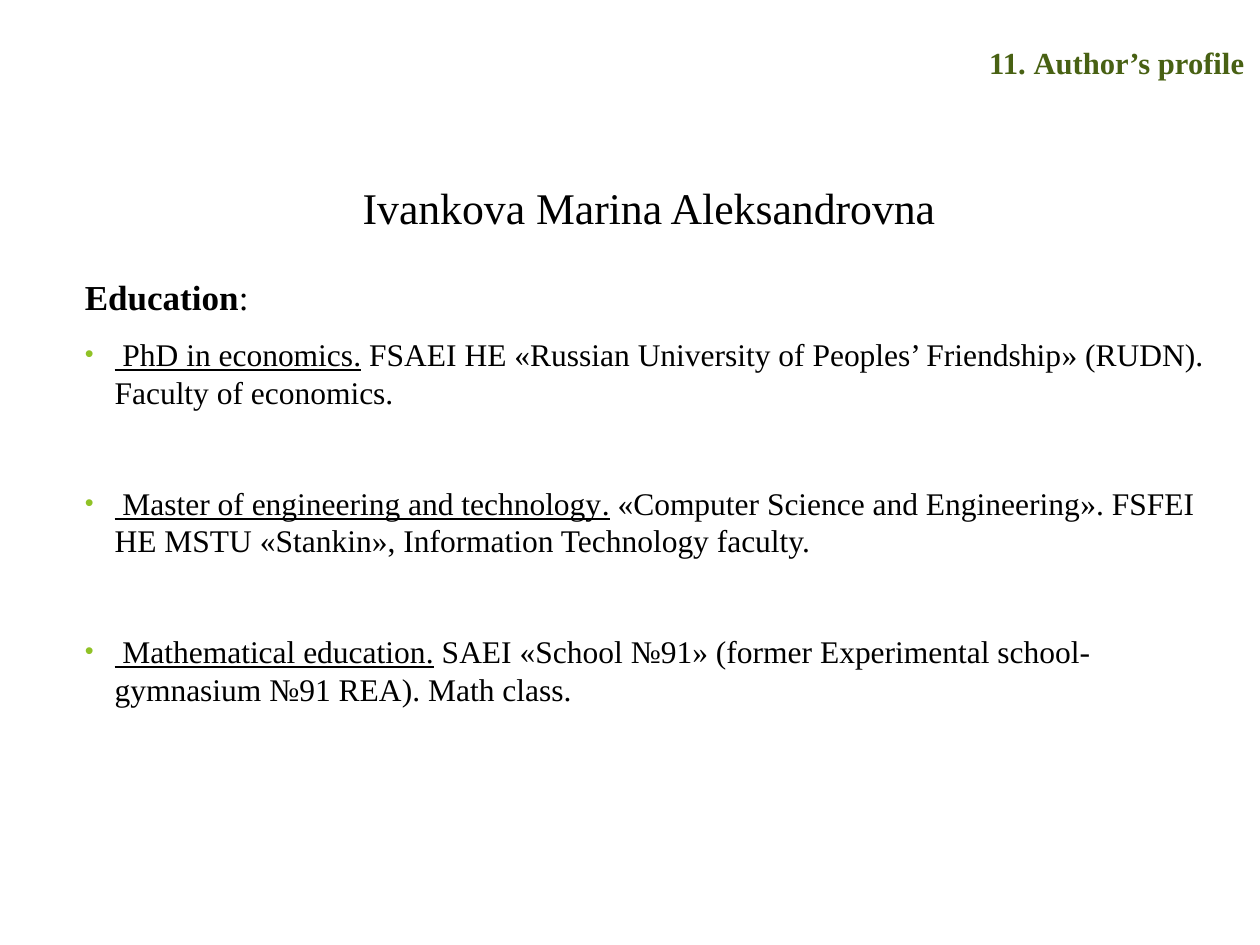
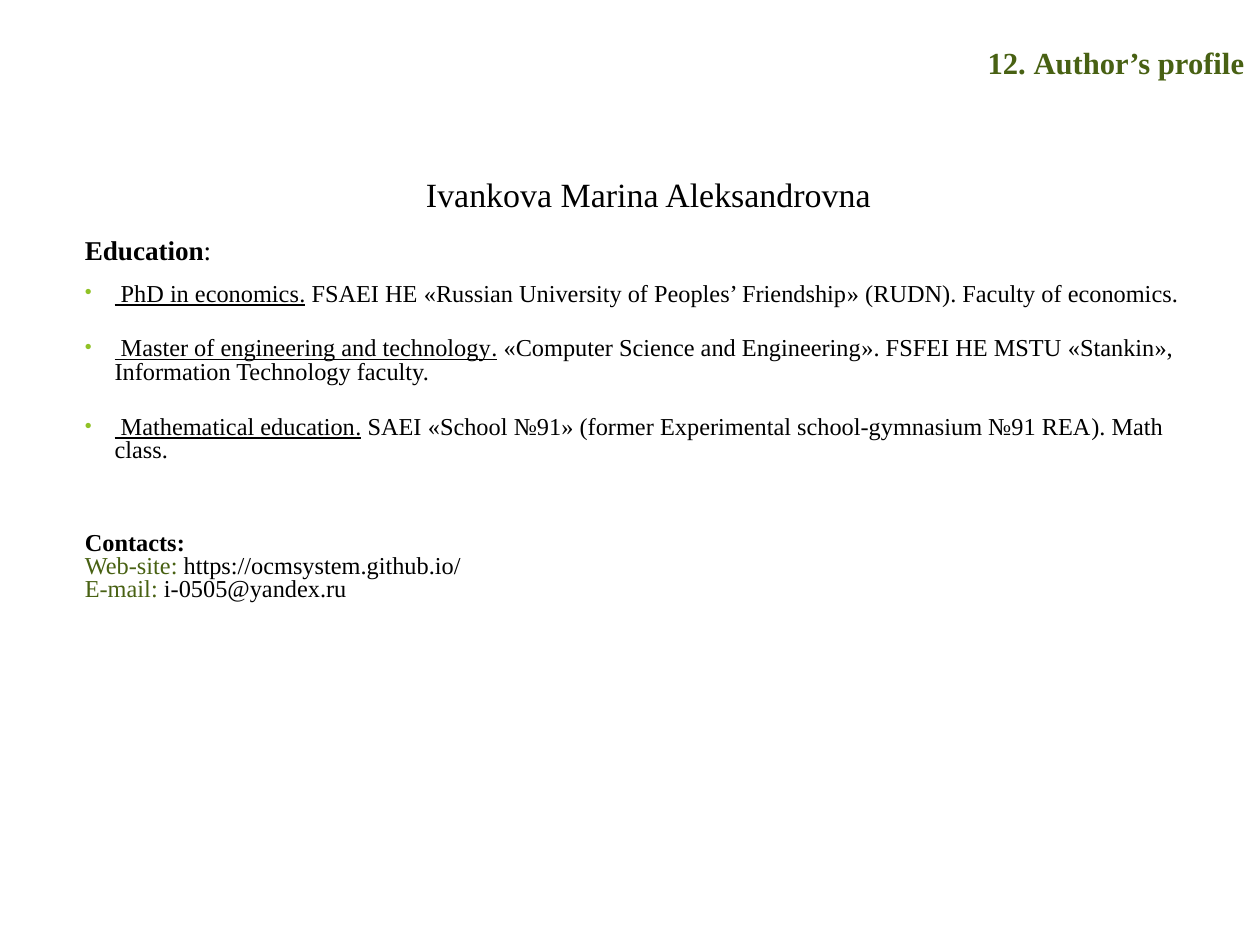
Before and after one commit to ocmsystem/ocmsystem.github.io, a slide deck: slide 15 of files/presentations/Presentation_OCMSystem_ENG.ppt (slide 13 before the commit). Drawn at 1260x945 pixels with LibreOffice and Linux fonts; fonts in the diff are those of the drawing; background and template pictures are left out. Boxes give left, top, right and bottom in pixels: in the first picture for what was removed or moved away, otherwise in the second. Text is boxed around its words. In the diff, an @@ line names an element or a change of style, - is before the commit and + after.

```diff
--- a/files/presentations/Presentation_OCMSystem_ENG.ppt
+++ b/files/presentations/Presentation_OCMSystem_ENG.ppt
@@ text at <box>988,52,1244,80</box>: text changed @@
-11. Author’s profile
+12. Author’s profile
@@ text at <box>85,183,1178,459</box>: size 25 to 19.4 pt in "Ivankova Marina Aleksandrovna"; size 20 to 15.5 pt in "Education:"; size 18 to 13.9 pt in "PhD in economics. FSAEI HE «Russian University ...", "Master of engineering and technology. «Computer Science ...", "Mathematical education. SAEI «School №91» (former Experiment ..."; line spacing 1 to 0.8; more space between paragraphs @@
@@ text at <box>85,535,461,603</box>: paragraphs added @@
+Contacts:
+Web-site: https://ocmsystem.github.io/
+E-mail: i-0505@yandex.ru
```
Also in this commit, not shown: 5 other slides changed, 2 slides added, 1 slide removed, 1 other file.
